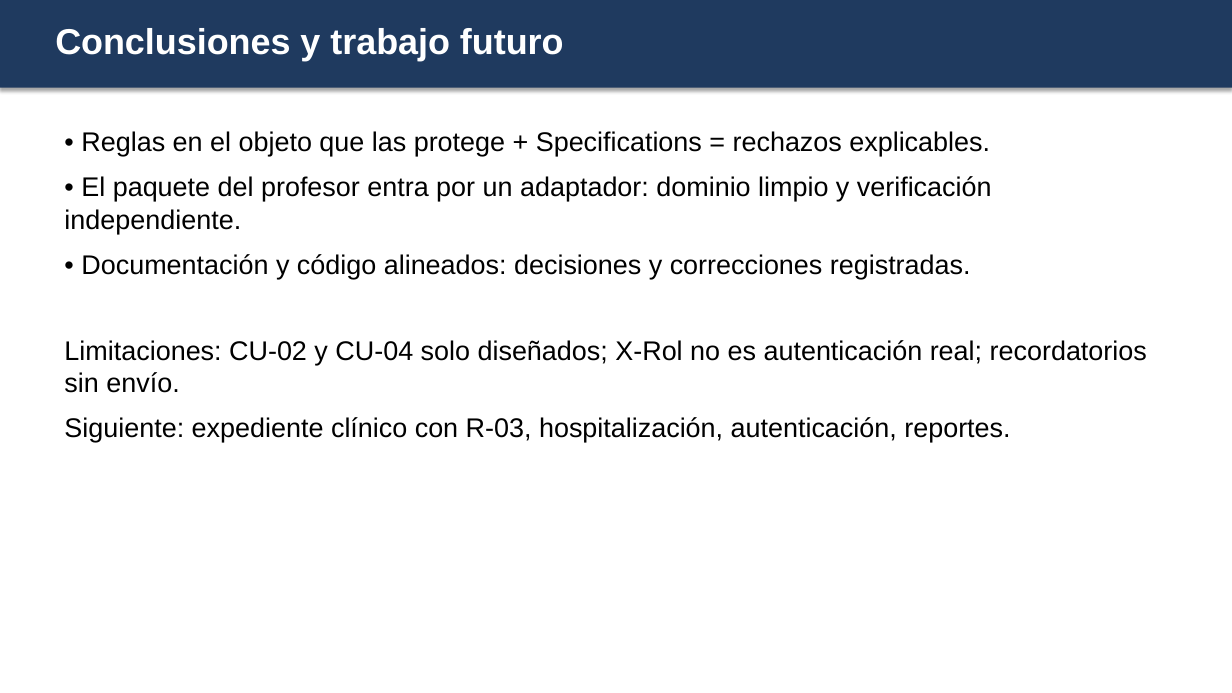
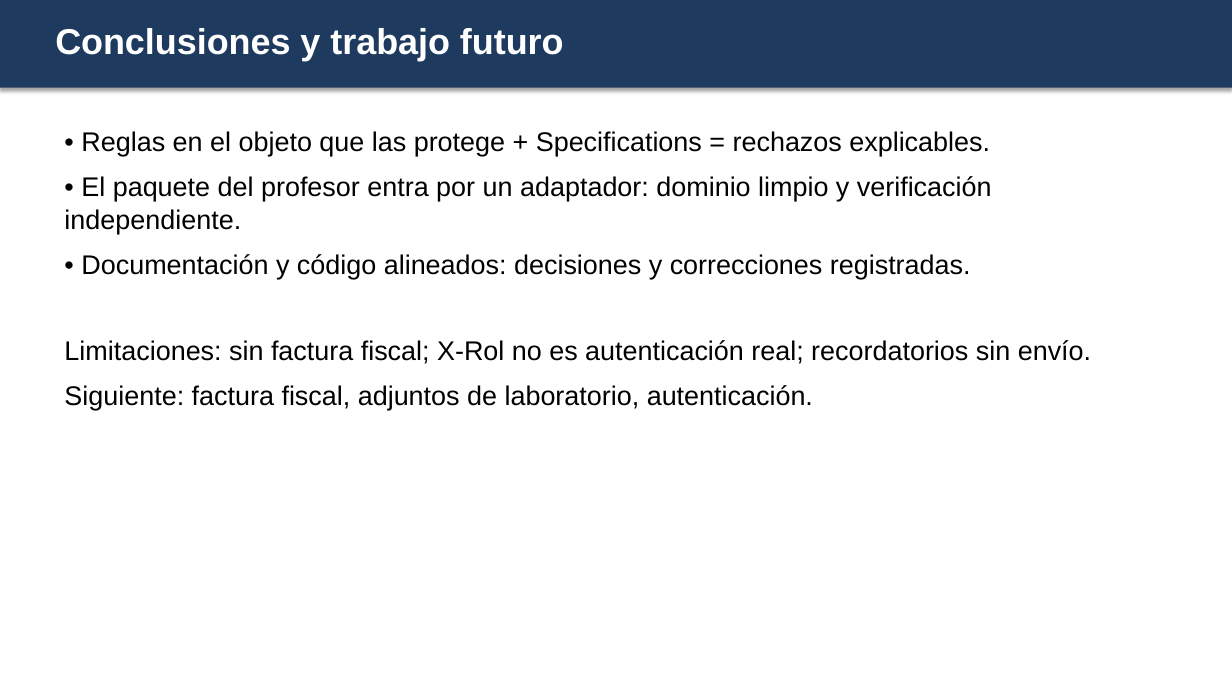
Before and after one commit to Angietptp/VetCare24_PIA_EQ4, a slide deck: slide 12 of docs/entrega/Presentacion_VetCare24_Equipo4.pptx (slide 11 before the commit). Drawn at 1232x693 pixels with LibreOffice and Linux fonts; fonts in the diff are those of the drawing. Boxes give left, top, right and bottom in pixels: in the first picture for what was removed or moved away, otherwise in the second. Text is boxed around its words. In the diff, an @@ line names an element or a change of style, - is before the commit and + after.

Commit message:
Implementa CU-02, CU-04, cobro, recetas y reportes

```diff
--- a/docs/entrega/Presentacion_VetCare24_Equipo4.pptx
+++ b/docs/entrega/Presentacion_VetCare24_Equipo4.pptx
@@ text at (x1=64, y1=340, x2=1091, y2=410): text changed @@
-Limitaciones: CU-02 y CU-04 solo diseñados; X-Rol no es autenticación real; recordatorios sin envío.
-Siguiente: expediente clínico con R-03, hospitalización, autenticación, reportes.
+Limitaciones: sin factura fiscal; X-Rol no es autenticación real; recordatorios sin envío.
+Siguiente: factura fiscal, adjuntos de laboratorio, autenticación.
```
Also in this commit, not shown: 5 other slides changed, 1 slide added, 54 other files.
